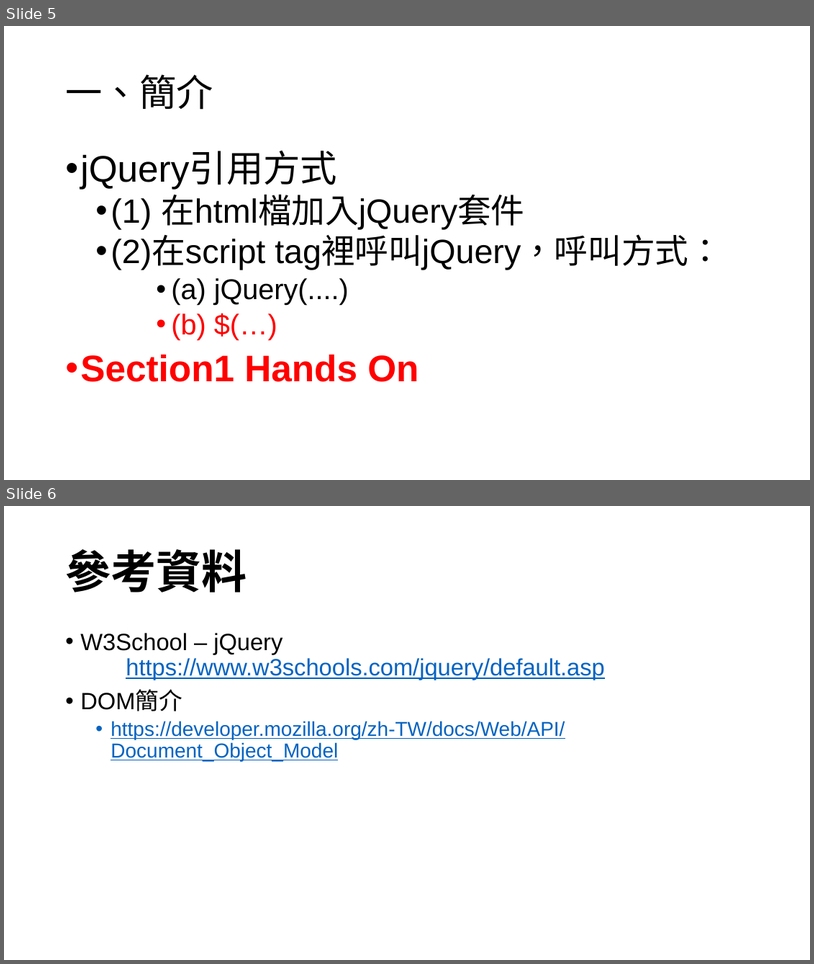
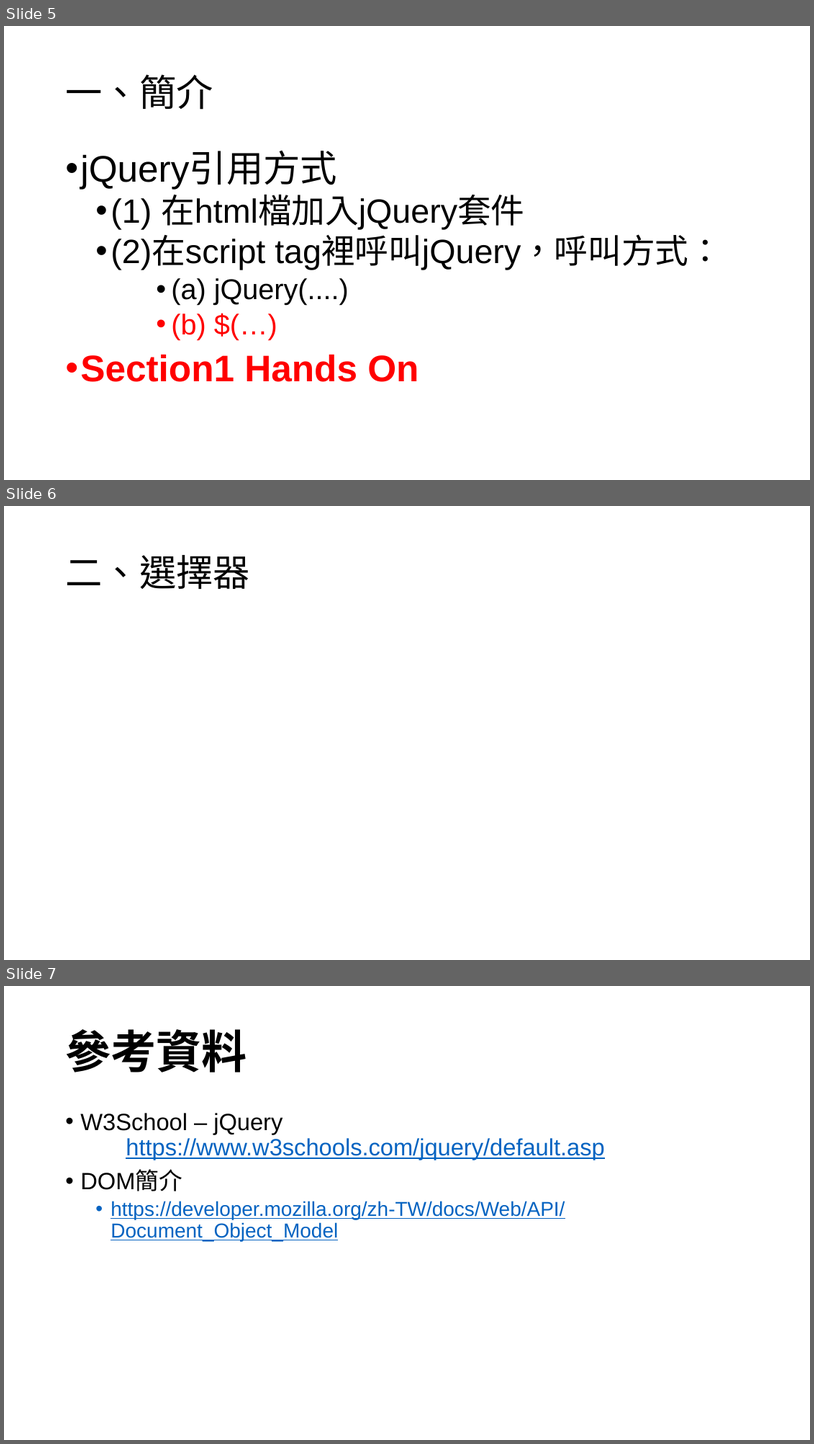
Before and after one commit to Benknightdark/jquerytutorial, a slide deck: jquerytutorial.pptx. Shown one above the other, each under a label of ours: slides 5 and 6 before the commit, slides 5, 6 and 7 after it. The pictures are 814x964 and 814x1444 pixels, drawn with LibreOffice and Linux fonts; fonts in the diff are those of the drawing. Boxes give left, top, right and bottom in pixels: in the first picture for what was removed or moved away, otherwise in the second. Text is boxed around its words. In the diff, an @@ line names an element or a change of style, - is before the commit and + after.

```diff
--- a/jquerytutorial.pptx
+++ b/jquerytutorial.pptx
@@ slide 6 added at [4,506,810,960], background #FFFFFF @@
@@ title added at [65,555,250,589], 44 pt, text #000000 @@
+二、選擇器
@@ what was slide 6 is now slide 7 @@
```
Also in this commit, not shown: 1 other file.
